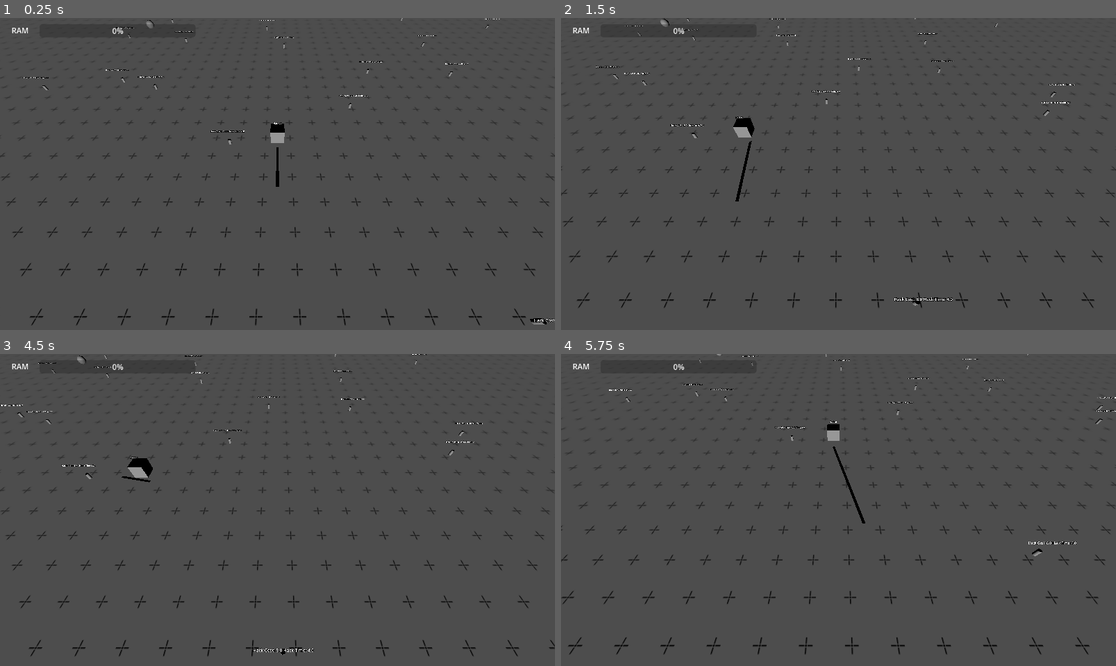
Above: before the commit, frames 1-4 (two rows, left to right).
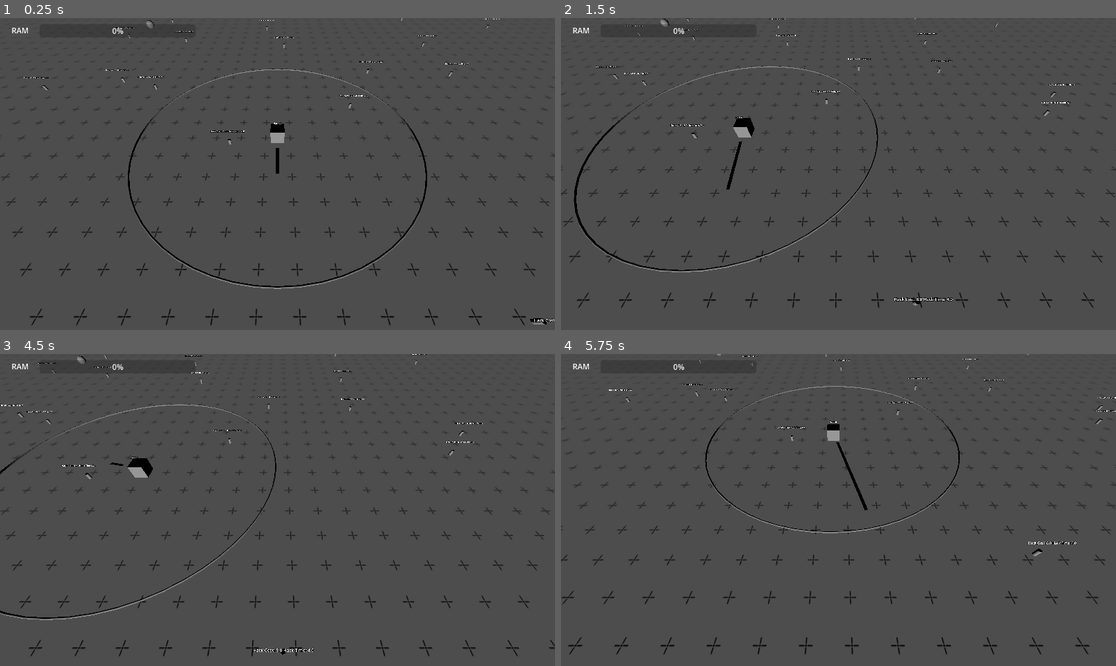
Above: after the commit, the same moments.

Repository: MrNavaStar/void.sys
Game: Godot game, scene res://scenes/world.tscn
The game is run twice, just before and just after one commit, with the same random seed, the same clock (stepped at 60 frames per second) and the same inputs.
Inputs (mouse positions are in pixels of both pictures, inside the frame that each line leads up to):
- Up to frame 1 (0.25 s): no input
- Up to frame 2 (1.5 s): tap Enter at 0.5 s; move the mouse to (960, 158) at 0.52 s; press the mouse at (960, 158) at 0.53 s; hold D (right) 0.53-1.28 s; move the mouse to (727, 189) at 1.27 s; release the mouse at (727, 189) at 1.28 s; hold S (down) from 1.28 s (still down); click (727, 189) at 1.35 s
- Up to frame 3 (4.5 s): move the mouse to (333, 441) at 2.02 s; release S (down) at 2.03 s; press the mouse at (333, 441) at 2.03 s; hold D (right) 2.03-2.78 s; tap Mouse wheel up (zoom_in) at 2.1 s; move the mouse to (249, 572) at 2.77 s; release the mouse at (249, 572) at 2.78 s; hold W (up) 2.78-3.53 s; tap Mouse wheel down (zoom_out) at 2.85 s; click (249, 572) at 3.05 s; move the mouse to (444, 556) at 3.52 s; press the mouse at (444, 556) at 3.53 s; hold A (left) from 3.53 s (still down); move the mouse to (111, 463) at 4.27 s; release the mouse at (111, 463) at 4.28 s; click (111, 463) at 4.35 s
- Up to frame 4 (5.75 s): move the mouse to (866, 510) at 5.02 s; release A (left) at 5.03 s; press the mouse at (866, 510) at 5.03 s; hold S (down) from 5.03 s (still down); tap Mouse wheel up (zoom_in) at 5.1 s

The runs differ from the first frame. In frame 1, 0.8% of the frame differs, in the area x 23-77%, y 16-87%; in frame 2, 0.9%, in the area x 2-58%, y 15-82%; in frame 3, 0.5%; in frame 4, 0.7%.

Commit message:
cursor ring, reworked hitbox logic

Diff:
--- a/scenes/space_node.tscn
+++ b/scenes/space_node.tscn
@@ -6,6 +6,9 @@
 
 [sub_resource type="SphereShape3D" id="SphereShape3D_cw5of"]
 radius = 0.951168
+
+[sub_resource type="SphereShape3D" id="SphereShape3D_4xayg"]
+radius = 4.47994
 
 [node name="SpaceNode" type="Node3D"]
 script = ExtResource("1_4xayg")
@@ -15,10 +18,18 @@
 [node name="MeshInstance3D" type="MeshInstance3D" parent="Object"]
 mesh = SubResource("SphereMesh_cw5of")
 
-[node name="Area3D" type="Area3D" parent="Object"]
+[node name="ClickHitbox" type="Area3D" parent="Object"]
 
-[node name="CollisionShape3D" type="CollisionShape3D" parent="Object/Area3D"]
+[node name="CollisionShape3D" type="CollisionShape3D" parent="Object/ClickHitbox"]
 shape = SubResource("SphereShape3D_cw5of")
+
+[node name="VirtualCursorHitbox" type="Area3D" parent="Object"]
+collision_layer = 2
+collision_mask = 2
+input_ray_pickable = false
+
+[node name="CollisionShape3D" type="CollisionShape3D" parent="Object/VirtualCursorHitbox"]
+shape = SubResource("SphereShape3D_4xayg")
 
 [node name="Info" type="Label3D" parent="."]
 transform = Transform3D(1, 0, 0, 0, 1, 0, 0, 0, 1, 0, 0.940535, 0)
@@ -27,4 +38,4 @@
 [node name="Hack Timer" type="Timer" parent="."]
 one_shot = true
 
-[connection signal="input_event" from="Object/Area3D" to="." method="_on_area_3d_input_event"]
+[connection signal="input_event" from="Object/ClickHitbox" to="." method="_on_area_3d_input_event"]
--- a/scenes/world.tscn
+++ b/scenes/world.tscn
@@ -15,7 +15,7 @@
 uv1_scale = Vector3(1000, 1000, 1000)
 
 [sub_resource type="SphereShape3D" id="SphereShape3D_qfnet"]
-radius = 9.64101
+radius = 9.8108
 
 [sub_resource type="RibbonTrailMesh" id="RibbonTrailMesh_qfnet"]
 shape = 0
@@ -55,8 +55,13 @@
 
 [node name="Virtual Cursor" type="Node3D" parent="."]
 script = ExtResource("5_qfnet")
+mesh_offset = 1.5
+selection_range = 10.0
 
 [node name="Area3D" type="Area3D" parent="Virtual Cursor"]
+collision_layer = 2
+collision_mask = 2
+input_ray_pickable = false
 
 [node name="CollisionShape3D" type="CollisionShape3D" parent="Virtual Cursor/Area3D"]
 shape = SubResource("SphereShape3D_qfnet")
@@ -64,7 +69,7 @@
 [node name="CursorPivot" type="Node3D" parent="Virtual Cursor"]
 
 [node name="MeshInstance3D" type="MeshInstance3D" parent="Virtual Cursor/CursorPivot"]
-transform = Transform3D(1, 0, 0, 0, -4.37114e-08, 1, 0, -1, -4.37114e-08, 0, -1.37723, 0)
+transform = Transform3D(1, 0, 0, 0, -4.37114e-08, 1, 0, -1, -4.37114e-08, 0, 0, 0)
 mesh = SubResource("RibbonTrailMesh_qfnet")
 
 [node name="Control" type="Control" parent="."]
--- a/scripts/space_node.gd
+++ b/scripts/space_node.gd
@@ -3,6 +3,7 @@
 
 @onready var info: Label3D = $Info
 @onready var hack_timer: Timer = $"Hack Timer"
+@onready var virtual_cursor: VirtualCursor = get_node("../../Virtual Cursor") as VirtualCursor
 
 var connected_nodes: Dictionary[SpaceNode, Edge] = {}
 
@@ -12,6 +13,7 @@
 var hack_time: float = 0
 var unhack_strength: float = 0
 var closest_node: SpaceNode
+var range_ring: MeshInstance3D
 
 
 func _ready() -> void:
@@ -23,11 +25,7 @@
 		hack_timer.stop()
 
 
-func _update_label() -> void:
-	if is_hacked:
-		info.text = "Hacked"
-	else:
-		info.text = "Hack Cost: %s Hack Time: %s" % [hack_cost, hack_time]
+#=== INITIALIZATION ===
 
 
 func make_root() -> void:
@@ -54,8 +52,11 @@
 	_update_label()
 
 
+#=== LOGIC ===
+
+
 func hack() -> void:
-	closest_node = ((get_node("../../Virtual Cursor") as VirtualCursor).get_closest_node())
+	closest_node = virtual_cursor.get_closest_node_in_range()
 	if closest_node == null:
 		return
 	if !is_hacked and Hacker.can_compute_action(hack_cost):
@@ -68,6 +69,30 @@
 	if is_hacked:
 		unhack_strength = strength
 		hack_timer.start(hack_time)
+
+
+func generate_ring(radius: float, difference: float) -> void:
+	range_ring = MeshInstance3D.new()
+	var torus := TorusMesh.new()
+	torus.inner_radius = radius
+	torus.outer_radius = radius + difference
+	range_ring.mesh = torus
+	$Object.add_child(range_ring)
+
+
+func delete_ring() -> void:
+	range_ring.queue_free()
+	range_ring = null
+
+
+func _update_label() -> void:
+	if is_hacked:
+		info.text = "Hacked"
+	else:
+		info.text = "Hack Cost: %s Hack Time: %s" % [hack_cost, hack_time]
+
+
+#=== CALLBACKS ===
 
 
 func _on_hack_finish() -> void:
@@ -91,6 +116,7 @@
 
 	Hacker.update_idle_node_compute_power_use()
 	_update_label()
+	virtual_cursor.show_closest_ring()
 
 
 func _on_area_3d_input_event(
--- a/scripts/virtual_cursor.gd
+++ b/scripts/virtual_cursor.gd
@@ -1,13 +1,16 @@
 class_name VirtualCursor
 extends Node3D
 
-@export var mesh_offset: float = 0
+@export var mesh_offset: float = 2
+@export var selection_range: float = 5
+@export var ring_inner_size: float = 0.1
 
 @onready var camera: Camera3D = get_node("../CameraRig/ZoomPivot/Camera3D")
 @onready var cursor_pivot: Node3D = $CursorPivot
 @onready var cursor_mesh: MeshInstance3D = $CursorPivot/MeshInstance3D
 
 var close_space_nodes: Array[SpaceNode]
+var current_closest: SpaceNode = null
 
 
 func _process(_delta: float) -> void:
@@ -20,7 +23,7 @@
 
 
 func update_model() -> void:
-	var target_node := get_closest_node()
+	var target_node := get_closest_node_in_range()
 	if target_node == null:
 		cursor_pivot.visible = false
 		return
@@ -35,10 +38,12 @@
 func _on_area_3d_area_entered(area: Area3D) -> void:
 	var node: SpaceNode = area.get_parent().get_parent() as SpaceNode
 	close_space_nodes.append(node)
+	show_closest_ring()
 
 
 func _on_area_3d_area_exited(area: Area3D) -> void:
 	close_space_nodes.erase(area.get_parent().get_parent() as SpaceNode)
+	show_closest_ring()
 
 
 func get_closest_node() -> SpaceNode:
@@ -51,3 +56,28 @@
 				distance = test_distance
 				closest = node
 	return closest
+
+
+func get_closest_node_in_range() -> SpaceNode:
+	var closest: SpaceNode = null
+	var distance: float = INF
+	for node in close_space_nodes:
+		if node.is_hacked:
+			var test_distance := position.distance_to(node.position)
+			if test_distance < distance:
+				distance = test_distance
+				closest = node
+	return closest if distance < selection_range else null
+
+
+func show_closest_ring() -> void:
+	var closest := get_closest_node()
+	if closest == null and current_closest != null:
+		current_closest.delete_ring()
+		current_closest = null
+	if closest == current_closest:
+		return
+	if current_closest != null:
+		current_closest.delete_ring()
+	current_closest = closest
+	current_closest.generate_ring(selection_range, ring_inner_size)
Not shown: 1 places in scenes/space_node.tscn that only renumber resources
